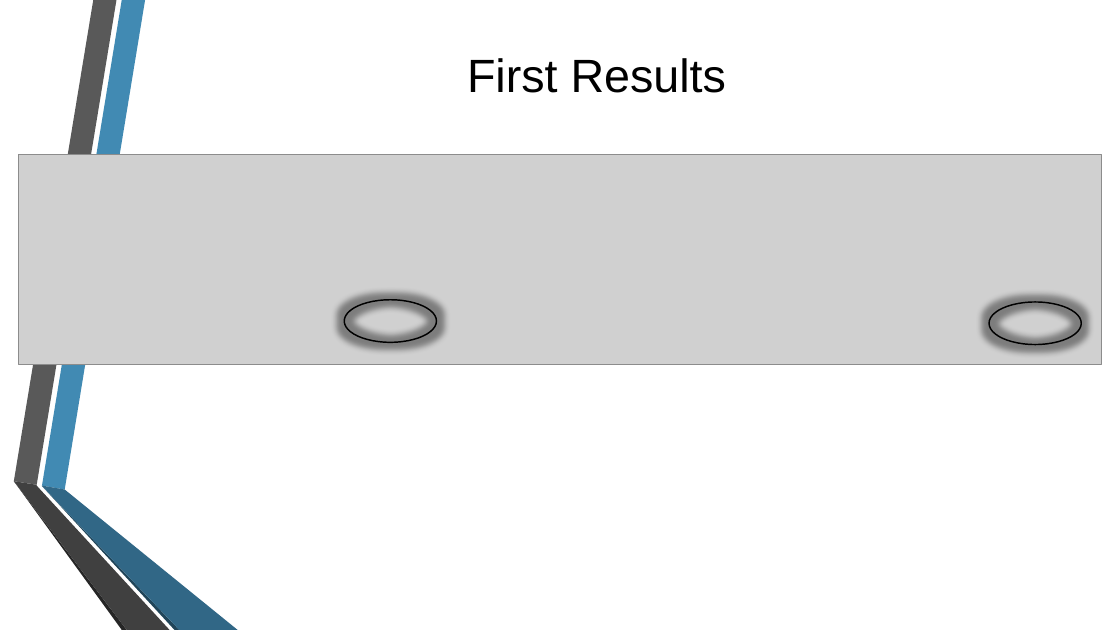
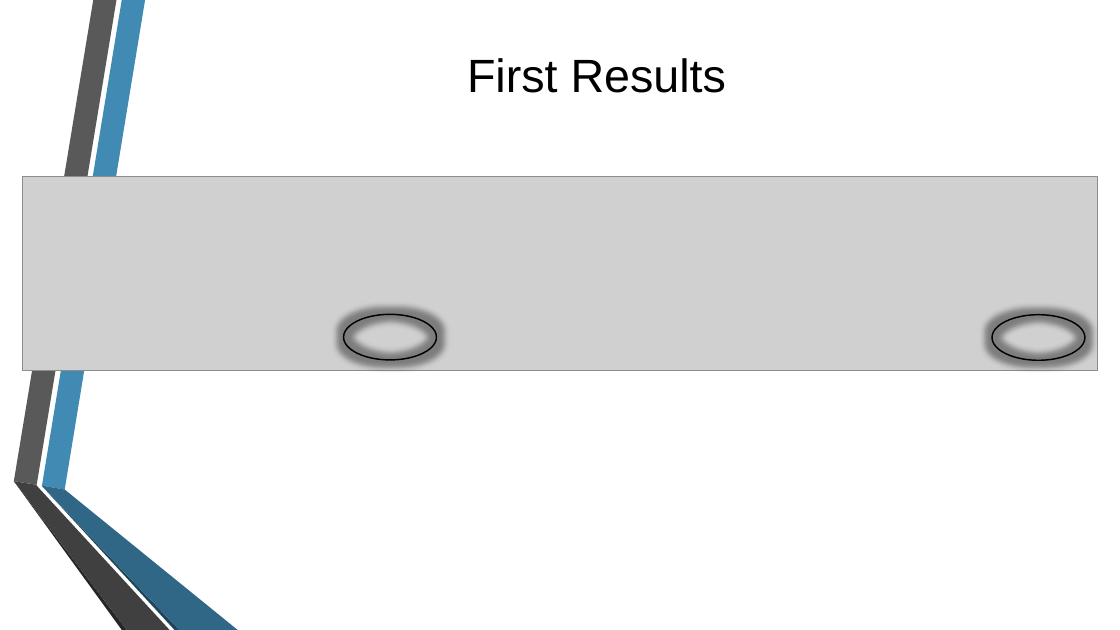
Before and after one commit to may-tal/nlpProject, a slide deck: slide 10 of CyberBullying.pptx (slide 9 before the commit). Drawn at 1120x630 pixels with LibreOffice and Linux fonts; fonts in the diff are those of the drawing; grey boxes stand for pictures; background and template pictures are left out. Boxes give left, top, right and bottom in pixels: in the first picture for what was removed or moved away, otherwise in the second. Text is boxed around its words. In the diff, an @@ line names an element or a change of style, - is before the commit and + after.

```diff
--- a/CyberBullying.pptx
+++ b/CyberBullying.pptx
@@ picture resized from (x1=18, y1=155, x2=1101, y2=365) to (x1=22, y1=176, x2=1097, y2=371) @@
@@ ellipse moved from (x1=344, y1=300, x2=437, y2=343) to (x1=344, y1=314, x2=437, y2=360) @@
@@ ellipse moved from (x1=989, y1=302, x2=1081, y2=344) to (x1=992, y1=315, x2=1086, y2=360) @@
```
Also in this commit, not shown: 4 other slides changed, 2 slides added.
